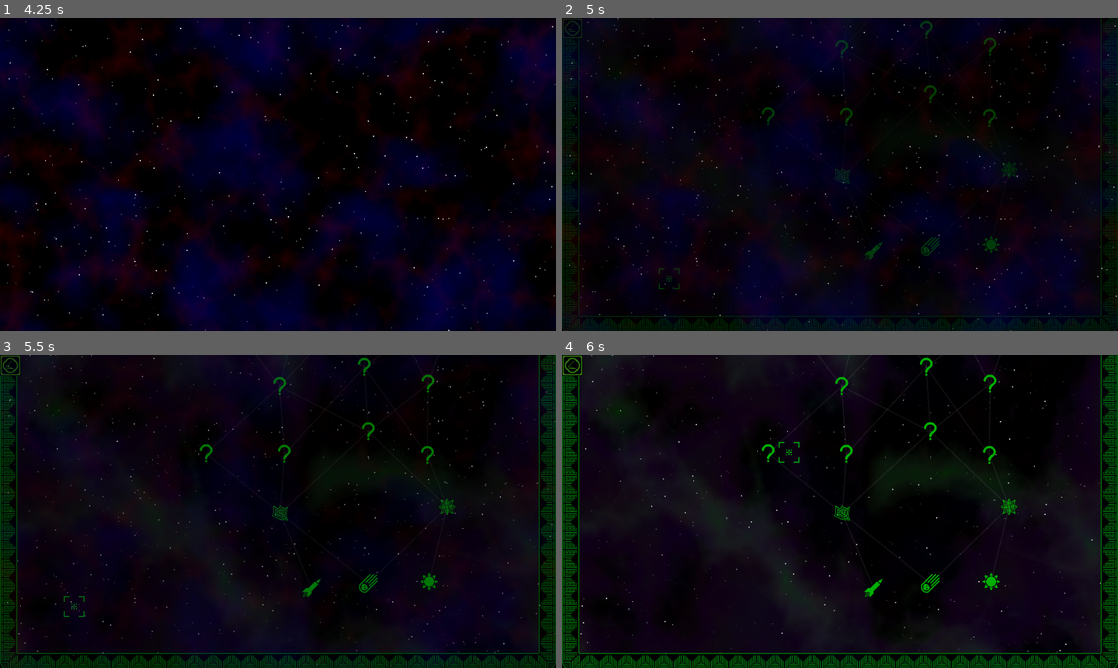
Above: before the commit, frames 1-4 (two rows, left to right).
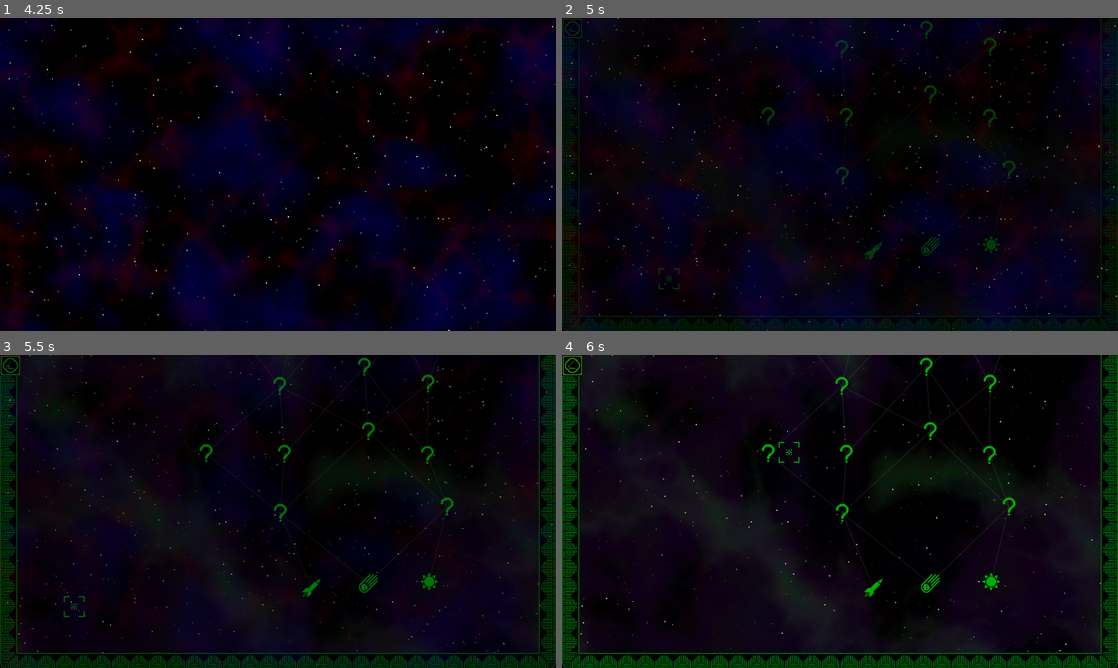
Above: after the commit, the same moments.

Repository: kedalovo/-SG-Spaceship-Management
Game: Godot game, scene res://Start Menu/start_menu.tscn
Two runs of this game, one before a commit and one after it. Both use one fixed random seed, a clock stepped at 60 frames per second and the inputs below.
Inputs (mouse positions are in pixels of both pictures, inside the frame that each line leads up to):
- Up to frame 1 (4.25 s): click (278, 315) at 0.5 s; click "Новая игра" at 1.25 s; click "Новая игра" at 2 s; click (38, 277) at 2.75 s; click (72, 302) at 3.5 s
- Up to frame 2 (5 s): click (667, 277) at 4.25 s
- Up to frame 3 (5.5 s): click (72, 605) at 5 s
- Up to frame 4 (6 s): click (789, 452) at 5.77 s

Frame 1 is identical in both runs. In frame 2, 0.1% of the frame differs, in the area x 49-82%, y 45-54%; in frame 3, 0.2%; in frame 4, 0.2%, in the area x 48-82%, y 45-54%.

Commit message:
Engine cells now change modulate when empty. Added debug prints for most of the things. Fixed algae cooking logic. Added path highlighting to the map. Added functionality to wormholes (to be tested).

Diff:
--- a/Game Scene/Game.tscn
+++ b/Game Scene/Game.tscn
@@ -368,6 +368,18 @@
 "update": 0,
 "values": [Color(1, 1, 1, 0.0784314)]
 }
+tracks/2/type = "value"
+tracks/2/imported = false
+tracks/2/enabled = true
+tracks/2/path = NodePath(".:line_color_connections")
+tracks/2/interp = 1
+tracks/2/loop_wrap = true
+tracks/2/keys = {
+"times": PackedFloat32Array(0),
+"transitions": PackedFloat32Array(1),
+"update": 0,
+"values": [Color(1, 1, 1, 0)]
+}
 
 [sub_resource type="Animation" id="Animation_baygd"]
 resource_name = "close"
@@ -383,10 +395,35 @@
 "points": PackedFloat32Array(0, 0, 0, 0.1, 0, -960, -1, 0, 0, 0),
 "times": PackedFloat32Array(0, 1)
 }
+tracks/1/type = "value"
+tracks/1/imported = false
+tracks/1/enabled = true
+tracks/1/path = NodePath(".:line_color_connections")
+tracks/1/interp = 1
+tracks/1/loop_wrap = true
+tracks/1/keys = {
+"times": PackedFloat32Array(0, 0.5),
+"transitions": PackedFloat32Array(1, 1),
+"update": 0,
+"values": [Color(1, 1, 1, 1), Color(1, 1, 1, 0)]
+}
+tracks/2/type = "value"
+tracks/2/imported = false
+tracks/2/enabled = true
+tracks/2/path = NodePath(".:line_color_global")
+tracks/2/interp = 1
+tracks/2/loop_wrap = true
+tracks/2/keys = {
+"times": PackedFloat32Array(0, 0.5),
+"transitions": PackedFloat32Array(1, 1),
+"update": 0,
+"values": [Color(1, 1, 1, 0.0784314), Color(1, 1, 1, 0)]
+}
 
 [sub_resource type="Animation" id="Animation_wgcf6"]
 resource_name = "open"
 length = 2.0
+step = 0.1
 tracks/0/type = "bezier"
 tracks/0/imported = false
 tracks/0/enabled = true
@@ -409,6 +446,18 @@
 "transitions": PackedFloat32Array(1, 1),
 "update": 0,
 "values": [Color(1, 1, 1, 0), Color(1, 1, 1, 0.0784314)]
+}
+tracks/2/type = "value"
+tracks/2/imported = false
+tracks/2/enabled = true
+tracks/2/path = NodePath(".:line_color_connections")
+tracks/2/interp = 1
+tracks/2/loop_wrap = true
+tracks/2/keys = {
+"times": PackedFloat32Array(1, 2),
+"transitions": PackedFloat32Array(1, 1),
+"update": 0,
+"values": [Color(1, 1, 1, 0), Color(1, 1, 1, 1)]
 }
 
 [sub_resource type="AnimationLibrary" id="AnimationLibrary_fw8y4"]
@@ -2679,6 +2728,7 @@
 [node name="Map" parent="." instance=ExtResource("43_xxu5e")]
 z_index = 2
 position = Vector2(-960, 0)
+line_color_connections = Color(1, 1, 1, 0)
 
 [node name="Animator" type="AnimationPlayer" parent="Map"]
 libraries = {
--- a/Game Scene/game.gd
+++ b/Game Scene/game.gd
@@ -1,10 +1,4 @@
 extends Node2D
-
-
-#TODO 	blue lines on map
-#TODO	check algae consumption after breaking and fixing
-#TODO	check first slot in engines
-#TODO	check algae amount changes at each step
 
 
 const CURSOR_NORMAL = preload("res://UI/Cursor normal.png")
@@ -145,8 +139,10 @@
 	if event.is_action_pressed(&"fullscreen"):
 		if DisplayServer.window_get_mode() == DisplayServer.WindowMode.WINDOW_MODE_WINDOWED:
 			DisplayServer.window_set_mode(DisplayServer.WINDOW_MODE_EXCLUSIVE_FULLSCREEN)
+			print("FULLSCREEN: On")
 		elif DisplayServer.window_get_mode() == DisplayServer.WindowMode.WINDOW_MODE_EXCLUSIVE_FULLSCREEN:
 			DisplayServer.window_set_mode(DisplayServer.WINDOW_MODE_WINDOWED)
+			print("FULLSCREEN: Off")
 
 
 func _notification(what: int) -> void:
@@ -238,7 +234,9 @@
 	life_support_system.stop()
 	engines_system.stop()
 	if GameManager.is_in_system:
+		print("Was in system, closed")
 		systems[current_system_idx].close()
+		current_system_idx = -1
 		GameManager.is_in_system = false
 	space.stop()
 	for node in systems:
@@ -262,6 +260,7 @@
 
 
 func _on_system_sprite_pressed(system_index: int) -> void:
+	print("Pressed on system: ", system_index, ", current: ", current_system_idx)
 	if current_system_idx == -1:
 		systems[system_index].open()
 		current_system_idx = system_index
@@ -274,6 +273,7 @@
 	if event is InputEventMouseButton and event.is_pressed() and Input.is_mouse_button_pressed(MOUSE_BUTTON_LEFT) and GameManager.is_in_system:
 		systems[current_system_idx].close()
 		GameManager.is_in_system = false
+		print("Exited system: ", current_system_idx)
 		if is_tutorial:
 			match current_system_idx:
 				0: # Life support
@@ -337,19 +337,27 @@
 
 
 func _on_left_button_pressed() -> void:
-	space.move(Vector2.LEFT)
+	var moved: bool = space.move(Vector2.LEFT)
+	if moved:
+		cabin_view.scale = Vector2(CABIN_ZOOM_LEVEL, CABIN_ZOOM_LEVEL)
 
 
 func _on_down_button_pressed() -> void:
-	space.move(Vector2.DOWN)
+	var moved: bool = space.move(Vector2.DOWN)
+	if moved:
+		cabin_view.scale = Vector2(CABIN_ZOOM_LEVEL, CABIN_ZOOM_LEVEL)
 
 
 func _on_right_button_pressed() -> void:
-	space.move(Vector2.RIGHT)
+	var moved: bool = space.move(Vector2.RIGHT)
+	if moved:
+		cabin_view.scale = Vector2(CABIN_ZOOM_LEVEL, CABIN_ZOOM_LEVEL)
 
 
 func _on_up_button_pressed() -> void:
-	space.move(Vector2.UP)
+	var moved: bool = space.move(Vector2.UP)
+	if moved:
+		cabin_view.scale = Vector2(CABIN_ZOOM_LEVEL, CABIN_ZOOM_LEVEL)
 
 
 func _on_damaged(strength: int, type: game_manager.damage_types) -> void:
@@ -435,6 +443,7 @@
 
 func _on_space_coin_got() -> void:
 	balance.value += 1
+	print("Coin got, balance is: ", balance.value)
 
 
 func _on_store_item_bought(item: game_manager.store_items, price: int) -> void:
--- a/Game Scene/pause_menu.gd
+++ b/Game Scene/pause_menu.gd
@@ -8,9 +8,17 @@
 func _input(event: InputEvent) -> void:
 	if event.is_action_pressed(&"esc"):
 		continue_game()
+	if event.is_action_pressed(&"fullscreen"):
+		if DisplayServer.window_get_mode() == DisplayServer.WindowMode.WINDOW_MODE_WINDOWED:
+			DisplayServer.window_set_mode(DisplayServer.WINDOW_MODE_EXCLUSIVE_FULLSCREEN)
+			print("FULLSCREEN: On")
+		elif DisplayServer.window_get_mode() == DisplayServer.WindowMode.WINDOW_MODE_EXCLUSIVE_FULLSCREEN:
+			DisplayServer.window_set_mode(DisplayServer.WINDOW_MODE_WINDOWED)
+			print("FULLSCREEN: Off")
 
 
 func continue_game() -> void:
+	print("PAUSE: Game is unpaused")
 	was_just_unpaused = true
 	hide()
 	if was_in_map:
@@ -24,6 +32,7 @@
 
 
 func _on_exit_button_pressed() -> void:
+	print("Game closed")
 	Input.set_custom_mouse_cursor(null, Input.CURSOR_ARROW)
 	Input.set_custom_mouse_cursor(null, Input.CURSOR_POINTING_HAND)
 	get_tree().quit()
--- a/Game Scene/system_fog.gd
+++ b/Game Scene/system_fog.gd
@@ -4,6 +4,8 @@
 @onready var fog_1: TextureRect = $"Fog 1"
 @onready var fog_2: TextureRect = $"Fog 2"
 @onready var animator: AnimationPlayer = $Animator
+
+var is_on: bool
 
 
 func _ready() -> void:
@@ -17,7 +19,7 @@
 
 
 func toggle(on: bool) -> void:
-	if on:
+	if on and !is_on:
 		animator.play(&"show")
-	else:
+	elif !on and is_on:
 		animator.play_backwards(&"show")
--- a/Hazards/Rocket/rocket.gd
+++ b/Hazards/Rocket/rocket.gd
@@ -21,15 +21,8 @@
 
 
 func _ready() -> void:
+	set_process(false)
 	set_physics_process(false)
-	if game_manager.is_ballistic:
-		set_process(true)
-		progress.show()
-		ballistic_lines.show()
-	else:
-		set_process(false)
-		progress.hide()
-		ballistic_lines.hide()
 
 
 func _physics_process(delta: float) -> void:
@@ -59,3 +52,10 @@
 func _on_start_timer_timeout() -> void:
 	$Sprite/Animator.play(&"start")
 	set_physics_process(true)
+	if game_manager.is_ballistic:
+		set_process(true)
+		progress.show()
+		ballistic_lines.show()
+	else:
+		progress.hide()
+		ballistic_lines.hide()
--- a/Map/Map Node/map_node.gd
+++ b/Map/Map Node/map_node.gd
@@ -148,4 +148,7 @@
 
 func _on_button_pressed() -> void:
 	if is_available:
+		print("Pressed on location")
 		button_pressed.emit(self)
+	else:
+		print("Pressed on unavailable location")
--- a/Map/map.gd
+++ b/Map/map.gd
@@ -35,6 +35,8 @@
 @onready var fog_2: TextureRect = $"Scroll/Map Container/Fog 2"
 
 @export var line_color_global: Color
+@export var line_color_connections: Color
+@export var line_color_path: Color
 
 @onready var map_tooltip: PanelContainer = $"Map Tooltip"
 
@@ -45,6 +47,8 @@
 const POS_Y_SPREAD: int = 32
 
 var current_location: map_node = null
+
+var path: Array[map_node] = []
 
 var grid: Array[Array] = []
 var lines_con: Array = []
@@ -92,6 +96,10 @@
 	for location in lines_con:
 		if !location.disabled:
 			draw_default_punctured_line(con_start.global_position, location.global_position)
+	for i in range(0, path.size() - 1):
+		var location = path[i]
+		var target = path[i + 1]
+		draw_line(location.global_position, target.global_position, line_color_path * line_color_connections)
 
 
 func toggle_input(new_state: bool) -> void:
@@ -106,7 +114,7 @@
 
 
 func draw_default_punctured_line(from: Vector2, to: Vector2) -> void:
-	draw_punctured_line(from, to, 4, 30, Color.BLUE * line_color_global, 2)
+	draw_punctured_line(from, to, 4, 30, Color.BLUE * line_color_connections, 2)
 
 
 func draw_punctured_line(from: Vector2, to: Vector2, gap_size: int, segment_length: int, line_color: Color, line_width: int) -> void:
@@ -281,6 +289,7 @@
 		for j in LINE_LENGTH:
 			@warning_ignore("integer_division")
 			var difficulty := i / (grid.size() / 3) + 1
+			line[j].name = "MapNode" + str(i) + "_" + str(j)
 			line[j].reparent(contents)
 			line[j].position = Vector2(j * 128 + 224 + randi_range(-POS_X_SPREAD, POS_X_SPREAD), i * -128 + 1884 + randi_range(-POS_Y_SPREAD, POS_Y_SPREAD))
 			line[j].z_index = 1
@@ -323,16 +332,17 @@
 		i.is_secret = false
 		i.toggle_availability(true)
 		i.update_icon()
-	for i in grid[1]:
-		i.is_secret = false
-		i.update_icon()
+	#for i in grid[1]:
+		#i.is_secret = false
+		#i.update_icon()
 
 
 func update_secrecy() -> void:
 	if current_level == -1:
 		return
 	for i in game_manager.scan_distance:
-		for j in grid[current_level + i]:
+		for j in grid[current_level + i + 1]:
+			print(j, " is not secret anymore")
 			j.is_secret = false
 			j.update_icon()
 
@@ -483,12 +493,21 @@
 
 
 func _on_map_node_pressed(node: map_node) -> void:
-	current_location = node
+	if node.is_wormhole:
+		print("Changing current location to random next one...")
+		current_location = node.connected_to_nodes.pick_random()
+	else:
+		print("Changing current location to pressed...")
+		current_location = node
 	current_level += 1
 	for i in grid[current_level]:
 		i.toggle_availability(false)
 	for i in current_location.connected_to_nodes:
 		i.toggle_availability(true)
+	if node.has_wormhole:
+		node.wormhole.toggle_availability(true)
+	path.append(node)
+	update_secrecy()
 	location_changed.emit(node)
 
 
--- a/Map/map.tscn
+++ b/Map/map.tscn
@@ -100,6 +100,8 @@
 default_color = Color(0.215686, 0.541176, 0.0470588, 1)
 highlight_color = Color(0.176955, 1, 0, 1)
 line_color_global = Color(1, 1, 1, 0.0784314)
+line_color_connections = Color(1, 1, 1, 1)
+line_color_path = Color(0.749756, 1, 0.679688, 0.509804)
 
 [node name="ColorRect" type="ColorRect" parent="."]
 z_index = -1
--- a/Space/space.gd
+++ b/Space/space.gd
@@ -128,6 +128,7 @@
 		return
 	var hazard: game_manager.hazard_types = current_location.hazards[idx]
 	var intensity: int = current_location.hazards_intensity[idx]
+	print("HAZARD: Creating hazard: ", hazard, " with intensity: ", intensity)
 	match hazard:
 		game_manager.hazard_types.ASTEROID_FIELD:
 			var picked_option: int = 0
@@ -604,10 +605,12 @@
 
 
 func _on_hazard_timer_1_timeout() -> void:
+	print("HAZARD: Propagating hazard 1")
 	propagate_hazard(0)
 
 
 func _on_hazard_timer_2_timeout() -> void:
+	print("HAZARD: Propagating hazard 2")
 	propagate_hazard(1)
 
 
--- a/Start Menu/start_menu.gd
+++ b/Start Menu/start_menu.gd
@@ -56,12 +56,14 @@
 
 
 func quit_game() -> void:
+	print("Game closed")
 	Input.set_custom_mouse_cursor(null, Input.CURSOR_ARROW)
 	Input.set_custom_mouse_cursor(null, Input.CURSOR_POINTING_HAND)
 	get_tree().quit()
 
 
 func switch_scene() -> void:
+	print("Switching scenes...")
 	get_tree().set_current_scene(game_scene)
 	queue_free()
 
@@ -73,6 +75,7 @@
 
 
 func _on_start_button_pressed() -> void:
+	print("Starting new game")
 	ResourceLoader.load_threaded_request("res://Game Scene/game.tscn")
 	is_loading_game = true
 
@@ -92,6 +95,8 @@
 func _on_check_button_toggled(toggled_on: bool) -> void:
 	match toggled_on:
 		true:
+			print("Set locale to russian")
 			TranslationServer.set_locale("ru")
 		false:
+			print("Set locale to english")
 			TranslationServer.set_locale("en")
--- a/Systems/Engines/Cell/cell.gd
+++ b/Systems/Engines/Cell/cell.gd
@@ -40,6 +40,7 @@
 			health = 0
 			is_depleting = false
 			is_depleted = true
+			modulate = Color("707070")
 			if is_mouse_on_top:
 				outline.show()
 		progress.value = health / 5.55556
--- a/Systems/Engines/engines_system.gd
+++ b/Systems/Engines/engines_system.gd
@@ -217,6 +217,7 @@
 			active_cells.append(cell)
 	if active_cells.size() > 0:
 		if is_empty_fuel:
+			print("Added fuel, stopped timer")
 			is_empty_fuel = false
 			empty_fuel_timer.stop()
 			fuel_cell_added.emit()
@@ -226,6 +227,7 @@
 			pass
 		else:
 			empty_fuel_timer.start()
+			print("Fuel is empty, starting timer...")
 
 
 func _on_coolant_timer_timeout() -> void:
@@ -235,6 +237,7 @@
 			active_cells.append(cell)
 	if active_cells.size() > 0:
 		if is_empty_coolant:
+			print("Added coolant, stopped timer")
 			is_empty_coolant = false
 			empty_coolant_timer.stop()
 			coolant_cell_added.emit()
@@ -244,6 +247,7 @@
 			pass
 		else:
 			empty_coolant_timer.start()
+			print("Coolant is empty, starting timer...")
 
 
 func _on_slot_cell_entered(slot_index: int) -> void:
@@ -263,6 +267,7 @@
 		is_damaged = true
 		is_empty_fuel = true
 		fuel_cells_ran_out.emit()
+		print("Fuel out for a while!!!")
 
 
 func _on_empty_coolant_timer_timeout() -> void:
@@ -274,3 +279,4 @@
 		is_damaged = true
 		is_empty_coolant = true
 		coolant_cells_ran_out.emit()
+		print("Coolant out for a while!!!")
--- a/Systems/Life Support/Algae/algae.gd
+++ b/Systems/Life Support/Algae/algae.gd
@@ -15,12 +15,13 @@
 
 
 func cook(damage: float) -> void:
-	is_cooking = true
 	if !is_cooked:
+		is_cooking = true
 		health -= damage * game_manager.wear_modifier
 		if health <= 0:
 			health = 0
 			is_cooked = true
+			game_manager.algae_amount -= 1
 			is_cooking = false
 			call_deferred("set_collision_layer_value", 16, true)
 		sprite.modulate = Color.WHITE.darkened((100.0 - health) / 100.0)
--- a/Systems/Life Support/life_support_system.gd
+++ b/Systems/Life Support/life_support_system.gd
@@ -49,6 +49,7 @@
 
 func stop() -> void:
 	$CookTimer.stop()
+	empty_timer.stop()
 
 
 func upgrade(to_tier: int) -> void:
@@ -104,6 +105,7 @@
 	if !live_algae_in_cooker.is_empty():
 		if is_empty:
 			is_empty = false
+			print("Cooker filled, stopped timer")
 			empty_timer.stop()
 			algae_added.emit()
 		var picked: int = randi()%live_algae_in_cooker.size()
@@ -111,7 +113,9 @@
 		if live_algae_in_cooker[picked].is_cooked:
 			live_algae_in_cooker.remove_at(picked)
 	else:
-		if (is_empty and empty_timer.is_stopped()) or !is_empty:
+		is_empty = true
+		if empty_timer.is_stopped():
+			print("Cooker is empty, starting timer...")
 			empty_timer.start()
 
 
@@ -122,6 +126,6 @@
 
 func _on_empty_timer_timeout() -> void:
 	if live_algae_in_cooker.is_empty():
+		print("Cooker is empty for a while!!!")
 		is_damaged = true
-		is_empty = true
 		algae_ran_out.emit()
--- a/Systems/Life Support/life_support_system.tscn
+++ b/Systems/Life Support/life_support_system.tscn
@@ -33,7 +33,7 @@
 normal = Vector2(-1, 0)
 
 [sub_resource type="RectangleShape2D" id="RectangleShape2D_2cn4y"]
-size = Vector2(96, 64)
+size = Vector2(88, 64)
 
 [sub_resource type="RectangleShape2D" id="RectangleShape2D_blfqs"]
 size = Vector2(132, 160)
